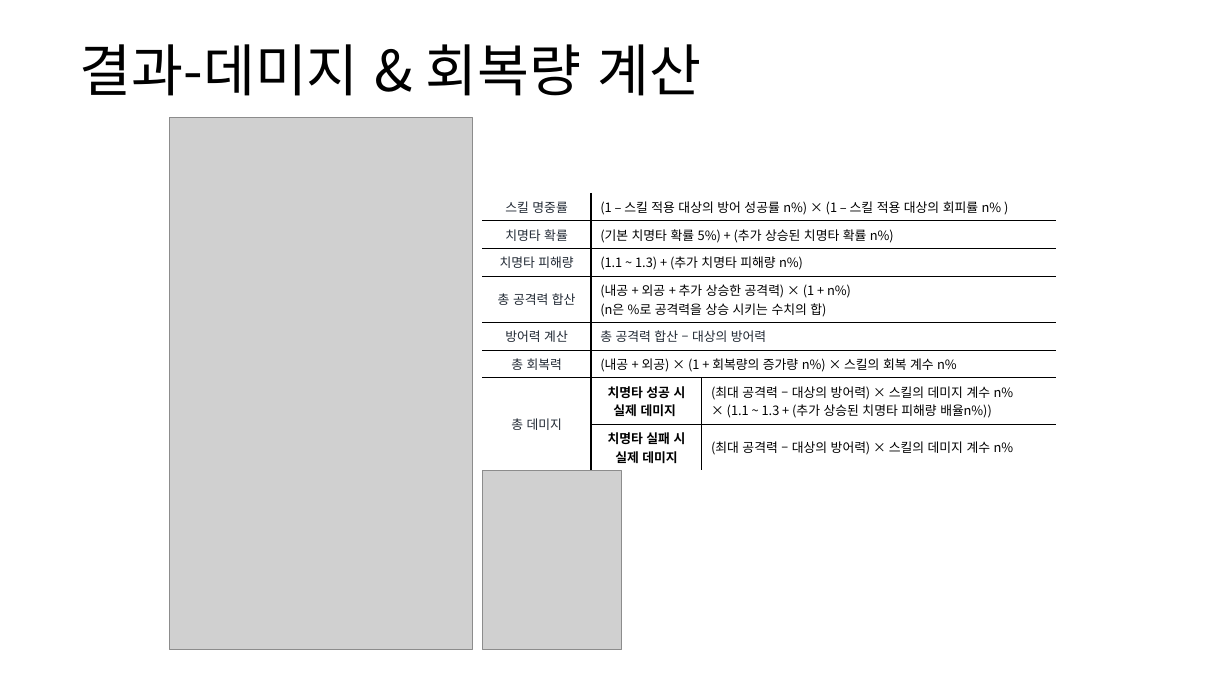
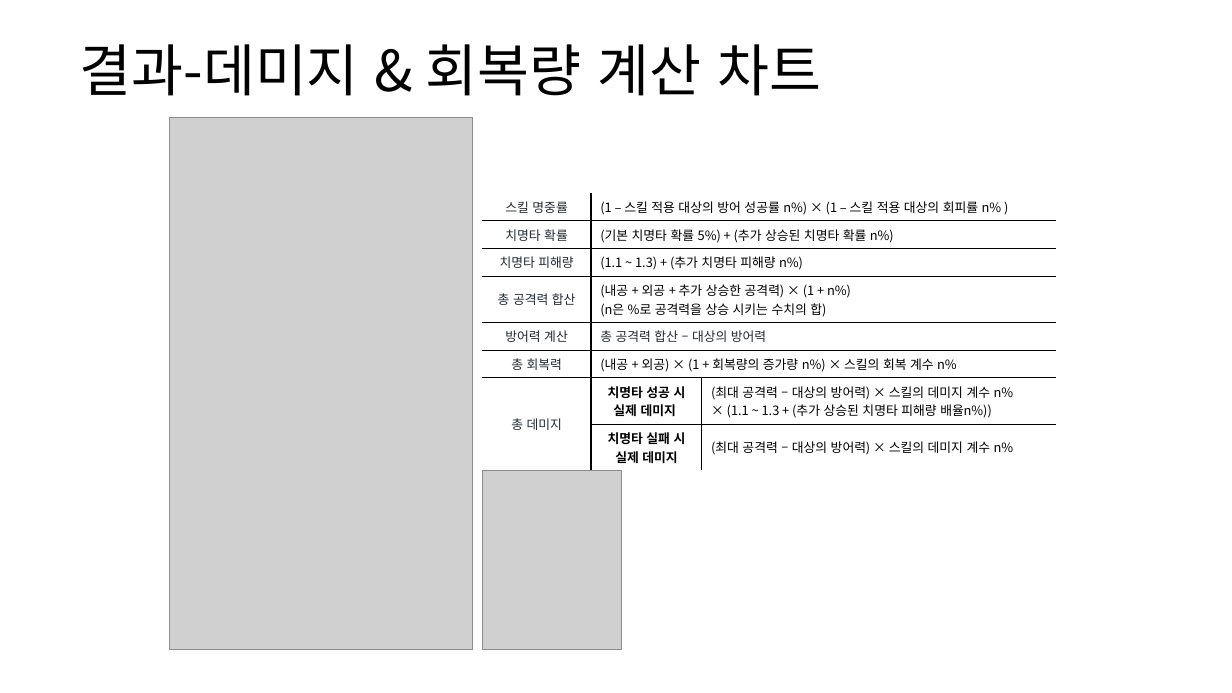
Before and after one commit to yjk0401/unityenginebasic_9th, a slide deck: slide 63 of 기획/방랑엽사전/스킬 시스템 기획서.pptx. Drawn at 1232x693 pixels with LibreOffice and Linux fonts; fonts in the diff are those of the drawing; grey boxes stand for pictures. Boxes give left, top, right and bottom in pixels: in the first picture for what was removed or moved away, otherwise in the second. Text is boxed around its words. In the diff, an @@ line names an element or a change of style, - is before the commit and + after.

```diff
--- a/기획/방랑엽사전/스킬 시스템 기획서.pptx
+++ b/기획/방랑엽사전/스킬 시스템 기획서.pptx
@@ text at [79,44,821,96]: text changed @@
-결과-데미지 & 회복량 계산
+결과-데미지 & 회복량 계산 차트
```
Also in this commit, not shown: 2 other slides changed, 13 other files.
